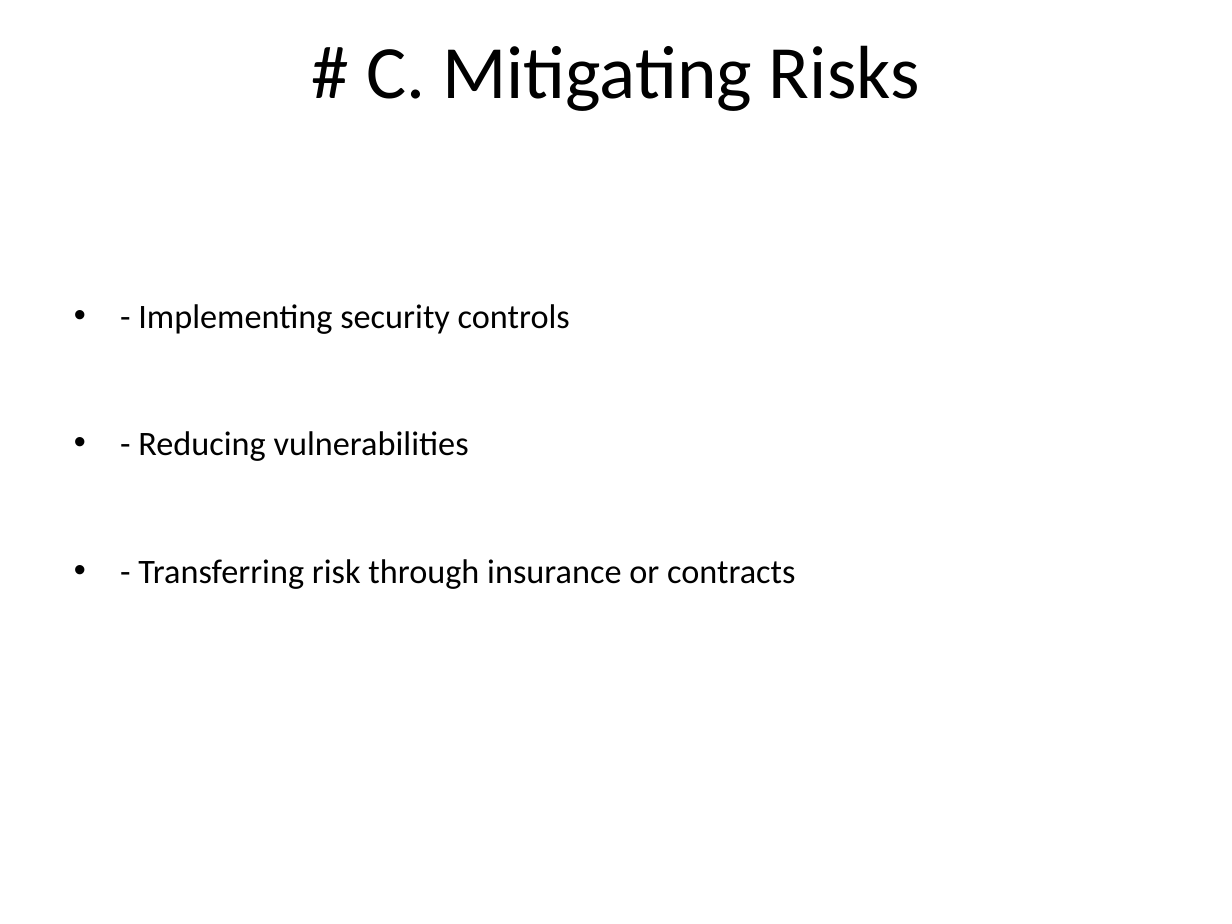
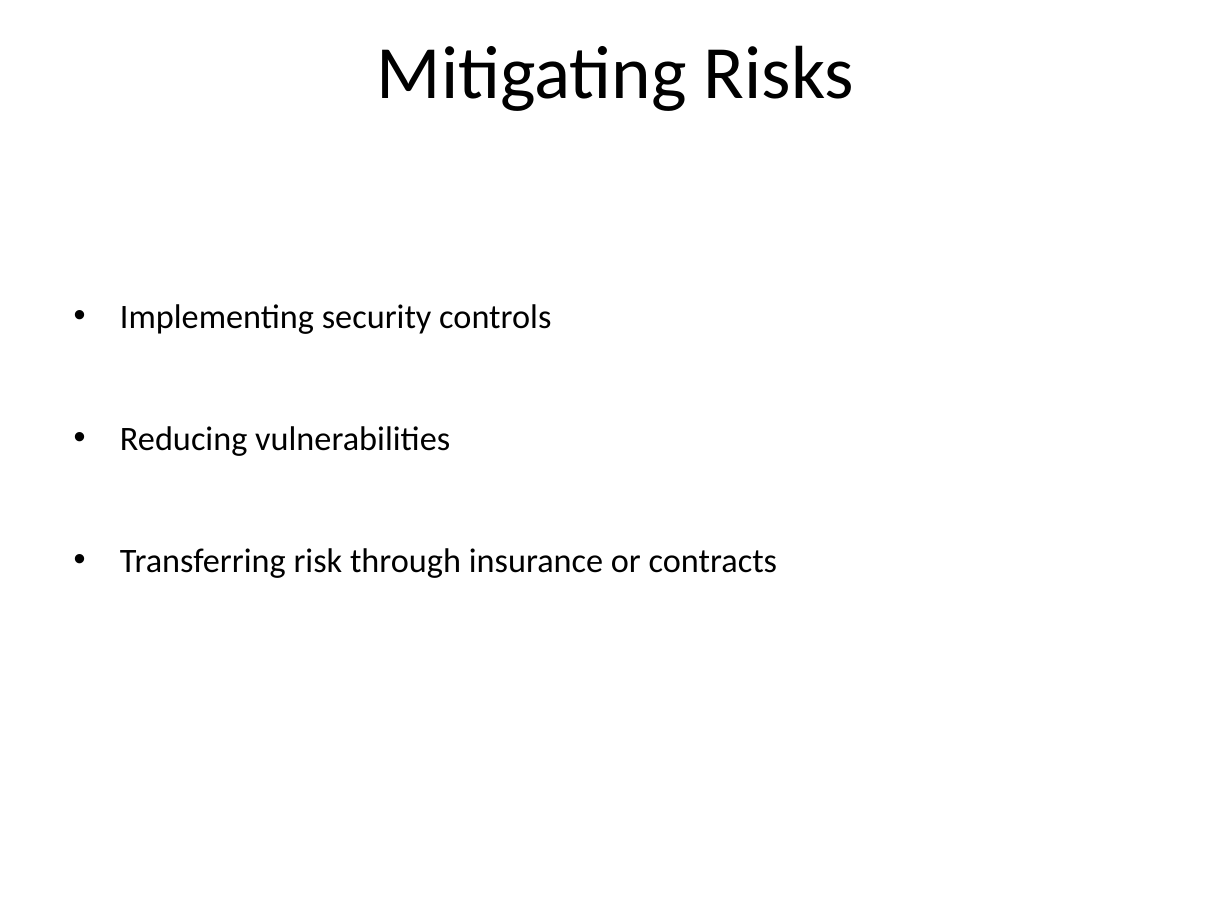
Before and after one commit to tal-training/secure-development, a slide deck: slide 12 of Day1/Introduction to Information Security/0-Introduction-to-Information-Security.md.pptx. Drawn at 1232x924 pixels with LibreOffice and Linux fonts; fonts in the diff are those of the drawing. Boxes give left, top, right and bottom in pixels: in the first picture for what was removed or moved away, otherwise in the second. Text is boxed around its words. In the diff, an @@ line names an element or a change of style, - is before the commit and + after.

```diff
--- a/Day1/Introduction to Information Security/0-Introduction-to-Information-Security.md.pptx
+++ b/Day1/Introduction to Information Security/0-Introduction-to-Information-Security.md.pptx
@@ title at (377, 45, 854, 111): text changed @@
-# C. Mitigating Risks
+Mitigating Risks
@@ text at (120, 304, 777, 578): text changed @@
-• - Implementing security controls
-• - Reducing vulnerabilities
-• - Transferring risk through insurance or contracts
+• Implementing security controls
+• Reducing vulnerabilities
+• Transferring risk through insurance or contracts
```
Also in this commit, not shown: 28 other slides changed, 6 other files.
